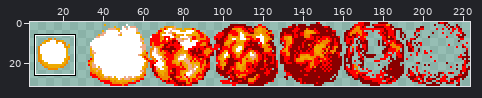
Sprite sheet: Graphics/Misc/explosion2.png. The picture above shows the old version from afar; the outline marks the close-up.
Close-up. The starting point:
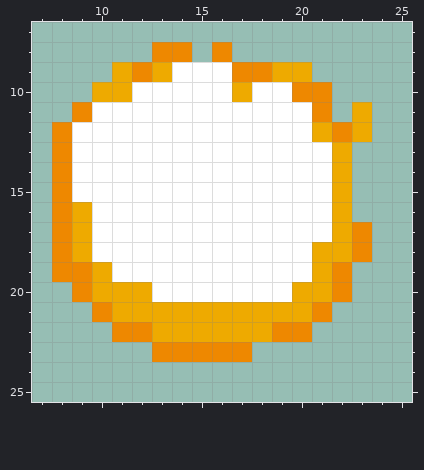
The file is 224x32 pixels. Shown: x 7..25, y 7..25. The wide view leaves out empty margins. The commit also changed other parts of the picture, which this record leaves out.
The result:
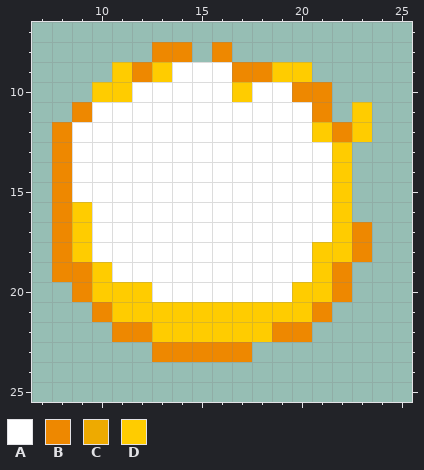
Palette (. is transparent): A #ffffff  B #ee8800  C #eeaa00  D #ffcc00
Changes in this commit:
Colour D replaces colour C in row 9 at x 11, 13 and 19 to 20; in row 10 at x 10 to 11 and 17; in row 11 at x 23; in row 12 at x 21 and 23; in rows 13 to 15 at x 22; in rows 16 to 17 at x 9 and 22.
Colour D replaces colour C in row 18 at x 9 and 21 to 22; in row 19 at x 10 and 21; in row 20 at x 10 to 12 and 20 to 21; in row 21 at x 11 to 20; in row 22 at x 13 to 18.
Boxes around the changes in both close-ups, in picture pixels (x1, y1, x2, y2):
changed: (72, 62, 372, 342)
